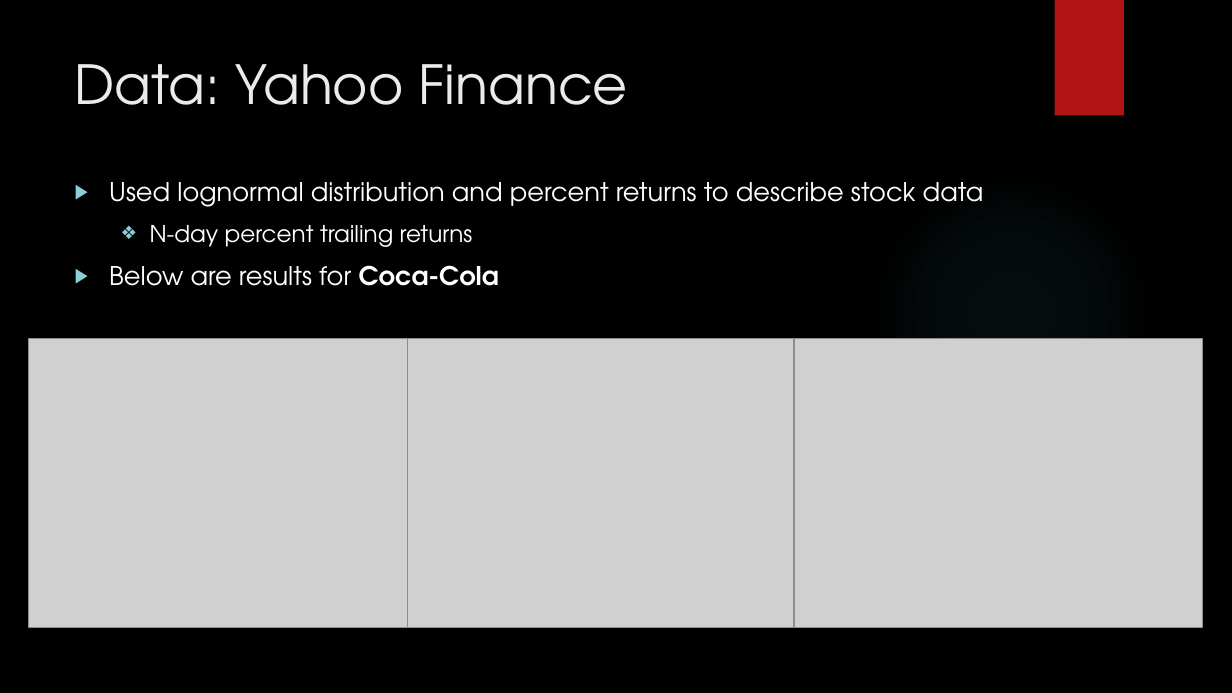
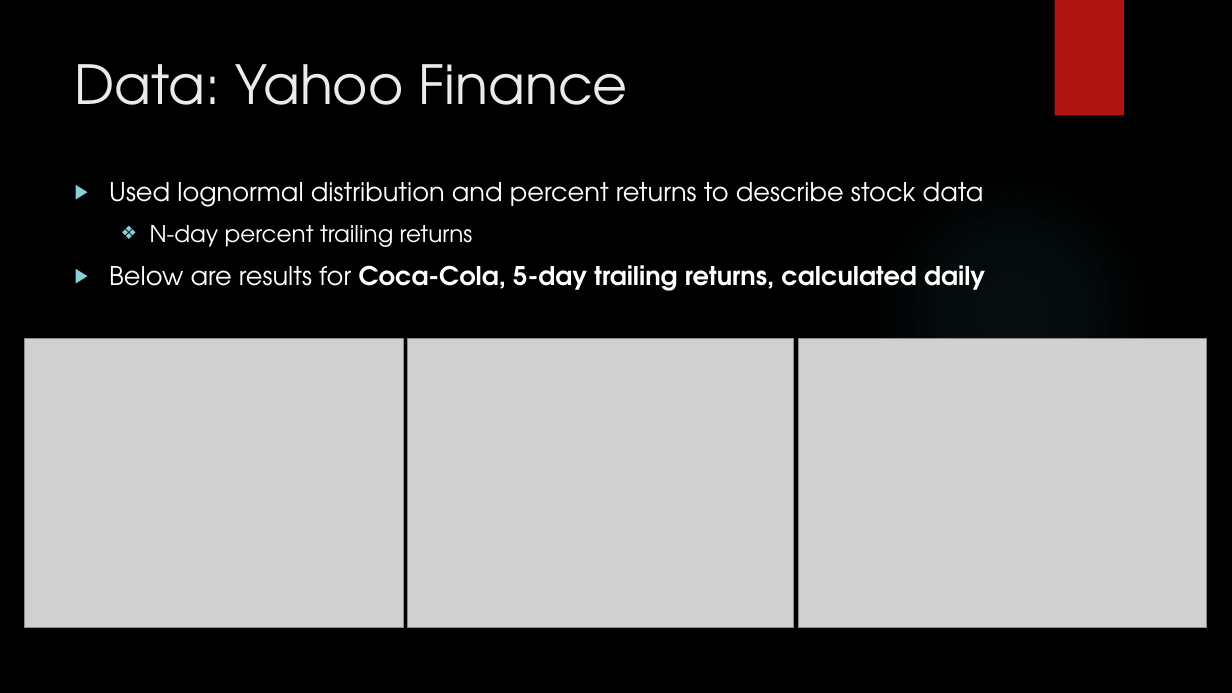
Before and after one commit to matthewebates/financial_data_analysis, a slide deck: slide 6 of Financial Data Analysis.pptx. Drawn at 1232x693 pixels with LibreOffice and Linux fonts; fonts in the diff are those of the drawing; grey boxes stand for pictures; background and template pictures are left out. Boxes give left, top, right and bottom in pixels: in the first picture for what was removed or moved away, otherwise in the second. Text is boxed around its words. In the diff, an @@ line names an element or a change of style, - is before the commit and + after.

Commit message:
updated ppt text & graphics
updated ppt text & graphics

```diff
--- a/Financial Data Analysis.pptx
+++ b/Financial Data Analysis.pptx
@@ text at box(109, 265, 985, 291): text changed; bold on @@
-▶ Below are results for Coca-Cola
+▶ Below are results for Coca-Cola, 5-day trailing returns, calculated daily
@@ picture: place and size @@
-picture at box(29, 339, 408, 628)
+picture at box(25, 339, 404, 628)
@@ picture: place and size @@
-picture at box(794, 338, 1202, 628)
+picture at box(799, 338, 1207, 628)
```
Also in this commit, not shown: 3 other slides changed.
